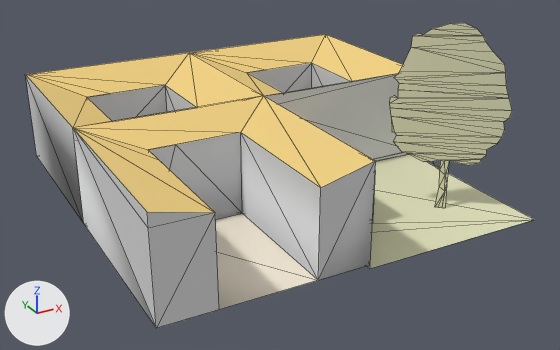
The OBJ model assets/stl_export/22w2.obj, before and after one commit.
Both versions are drawn from a camera (50 mm lens) standing at (-26.9, -51.5, 26.2) and looking at (0.0, -2.6, 1.7). Arrows for +X, +Y and +Z are at lower left; the lights stay in place. The picture after the commit comes second. Mesh edges are drawn as thin lines. Where no turn or scale is listed for an object, it has been applied to the vertices. Vertices at exactly the same position are counted once.

Objects in the first picture: '22w2'.
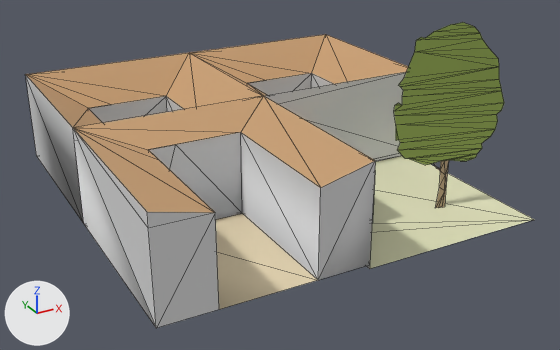
Patch to the scene script:
```diff
--- a/assets/stl_export/22w2.obj.py
+++ b/assets/stl_export/22w2.obj.py
@@ mat_cortyard @@
 mat_cortyard = principled_material('cortyard')
-mat_cortyard.base_color = (0.878, 0.792, 0.651)  # pale yellow #f1e6d3
+mat_cortyard.base_color = (0.757, 0.639, 0.427)  # beige #e2d1af
 mat_cortyard.roughness = 1.0
@@ mat_material @@
 mat_material = principled_material('Material')
-mat_material.base_color = (0.878, 0.639, 0.224)  # yellow #f1d182
+mat_material.base_color = (0.577, 0.349, 0.176)  # brown #c89f74
 mat_material.roughness = 1.0
@@ mat_tree @@
+mat_tree = principled_material('tree')
+mat_tree.base_color = (0.294, 0.4, 0.0902)  # green #94aa55
+mat_tree.roughness = 1.0
@@ mat_straw @@
+mat_straw = principled_material('straw')
+mat_straw.base_color = (0.447, 0.333, 0.204)  # beige #b29c7d
+mat_straw.roughness = 1.0
@@ me_22w2 @@
 me_22w2.from_pydata(...)  # 129 vertices, 216 faces; spans x -15.0..15.0, y -15.0..15.0, z -0.3..14.1
 # used by ob_22w2; location = (0.0, 0.0, 0.0)
+# me_22w2 part 1: the loose piece of 67 vertices spanning x 6.8..13.6, y -12.8..-7.2, z -0.3..14.1 is scaled about its middle by (1.25, 0.393, 1)
+# me_22w2 part 2: all 10 vertices in x -11.0..11.0, y 4.0..11.0, z 6.0 are moved by (0.0, 0.0, -1.0)
+# me_22w2 part 3: 50 of the faces centred in x 6.9..11.6, y -11.2..-7.3, z 3.5..13.9 switch from mat_w (beige #e2e2bc) to mat_tree (green #94aa55)
+# me_22w2 part 4: all 18 faces centred in x 9.6..10.4, y -10.2..-9.5, z -0.3..3.6 switch from mat_w (beige #e2e2bc) to mat_straw (beige #b29c7d)
 me_22w2.materials.append(mat_cortyard)
```

Changed parts and their boxes [x1, y1, x2, y2] in the pictures (560 x 350 px; the box of a moved part takes in the faces that stretch with it):
'22w2', recoloured, reshaped: before [25, 23, 535, 328]; after [25, 22, 535, 328]
part 1 of me_22w2, moved or reshaped: before [390, 23, 512, 208]; after [394, 22, 504, 208]
part 2 of me_22w2, moved or reshaped: before [26, 34, 403, 128]; after [26, 34, 408, 128]
part 3 of me_22w2, recoloured (beige to green): before [390, 23, 512, 165]; after [394, 22, 504, 165]
part 4 of me_22w2, recoloured: [434, 161, 449, 207] in both
